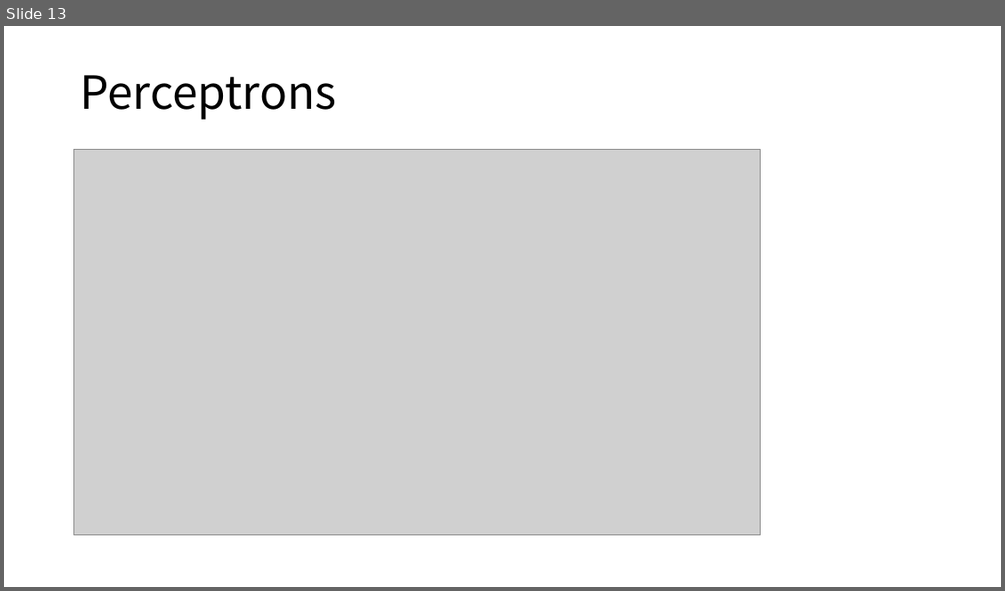
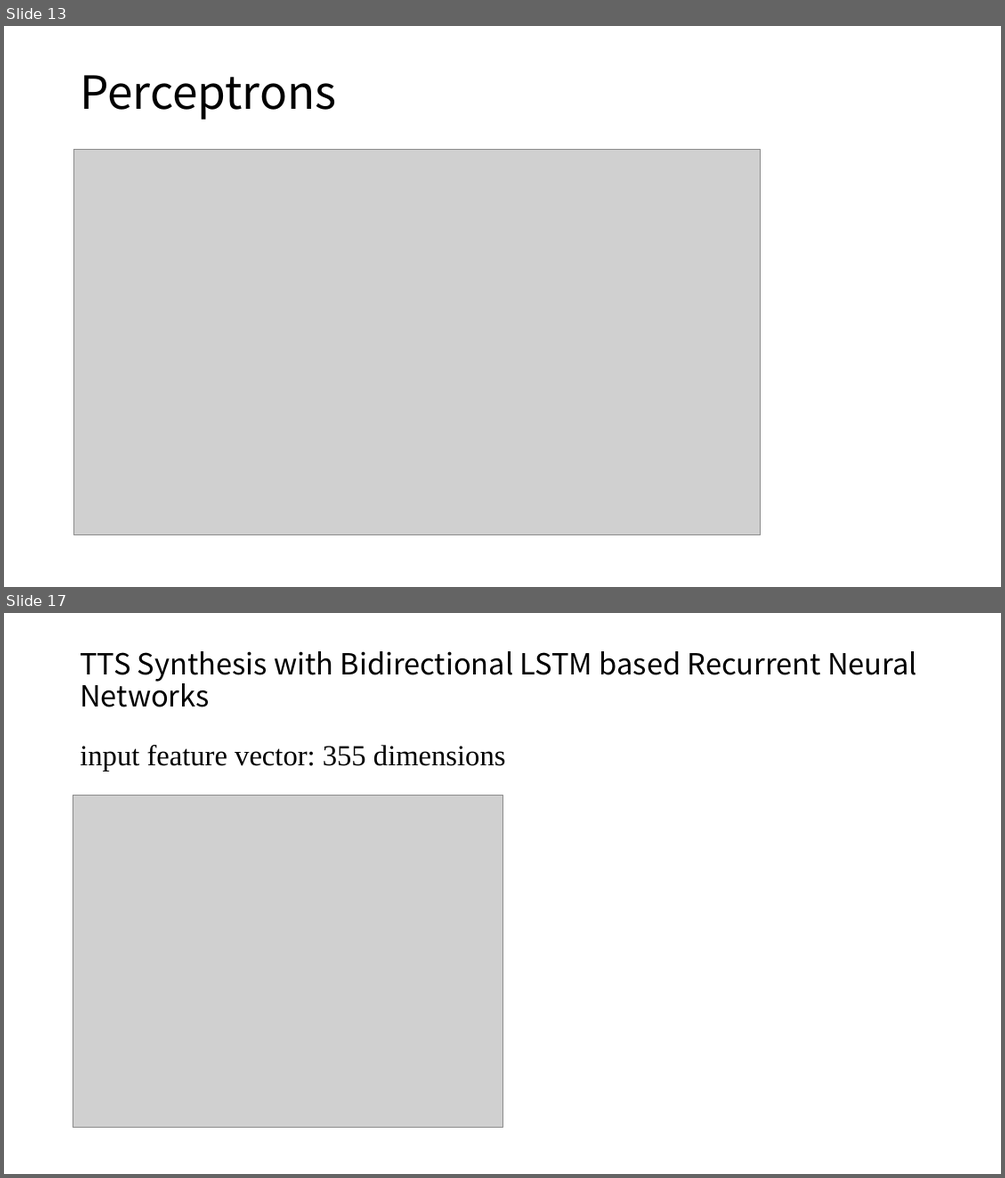
Before and after one commit to lucaschang95/DiscussionWithLin, a slide deck: 20191009 - topic.pptx. Shown one above the other, each under a label of ours: slide 13 before the commit, slides 13 and 17 after it; the slides between them are not shown. The pictures are 1005x591 and 1005x1178 pixels, drawn with LibreOffice and Linux fonts; fonts in the diff are those of the drawing; grey boxes stand for pictures. Boxes give left, top, right and bottom in pixels: in the first picture for what was removed or moved away, otherwise in the second. Text is boxed around its words. In the diff, an @@ line names an element or a change of style, - is before the commit and + after.

```diff
--- a/20191009 - topic.pptx
+++ b/20191009 - topic.pptx
@@ slide 17 added at [4,613,1001,1174], background #FFFFFF @@
@@ title added at [80,651,917,707], 28 pt, text #000000 @@
+TTS Synthesis with Bidirectional LSTM based Recurrent Neural Networks
@@ text added at [80,745,506,771], 28 pt, text #000000 @@
+input feature vector: 355 dimensions
@@ picture added at [73,795,502,1127] @@
```
Also in this commit, not shown: 3 other slides added, 1 other file.
